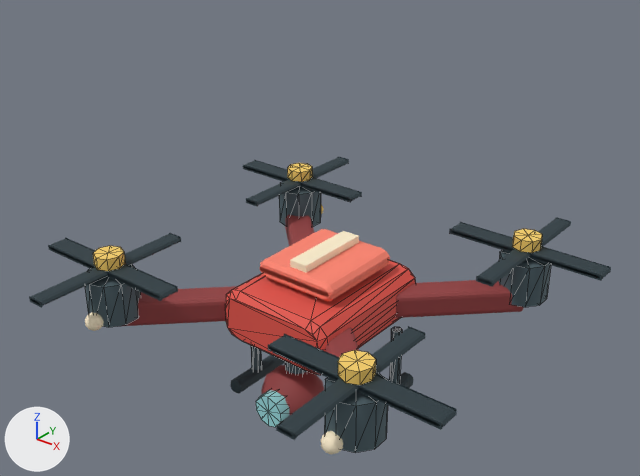
Two versions of the glTF model public/war-assets/models/drone.glb, one commit apart.
Before and after are seen from a 50 mm lens placed at (1.966, -2.473, 2.869), pointed at (0.002, -0.018, 1.347). Every picture has the same lights, and +X, +Y and +Z are marked at lower left. The older version comes first. Mesh edges are drawn as thin lines on the coarser meshes. Where no turn or scale is listed for an object, it has been applied to the vertices.

In view in the first picture: 'airframe-cream', 'airframe-dark', 'airframe-glass', 'airframe-light', 'airframe-metal', 'airframe-rubber', 'airframe-team', 'rotor--1--1-rubber', 'rotor--1-1-rubber', 'rotor-1--1-rubber', 'rotor-1-1-gold', 'rotor-1-1-rubber' and 3 more.
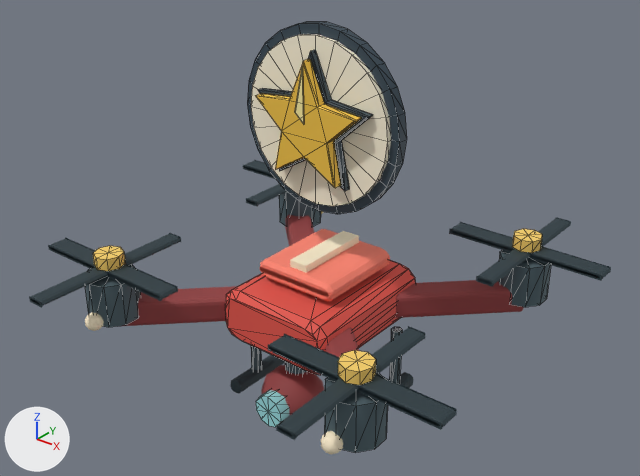
What differs and where, as boxes (x1, y1, x2, y2) in the pictures (640 x 476 px):
'team-badge-plate', added (pale yellow): after (251, 34, 391, 206)
'team-badge-outline', added: after (247, 22, 407, 214)
'team-badge-gold', added (yellow): after (255, 59, 362, 188)
'team-badge-shine', added: after (295, 66, 304, 124)
'rotor--1--1-rubber', unchanged, covered by the edit: before (243, 157, 362, 207); after (243, 160, 287, 207)

Edits to the bpy script that builds the scene:
```text
Add mat_material_11:
    mat_material_11 = principled_material('Material_11')
    mat_material_11.base_color = (1.0, 0.871, 0.371)  # beige #fff0a4
    mat_material_11.roughness = 0.62
Add mat_material_10:
    mat_material_10 = principled_material('Material_10')
    mat_material_10.base_color = (0.939, 0.584, 0.0666)  # yellow #f8c949
    mat_material_10.metallic = 0.12
    mat_material_10.roughness = 0.62
Add mat_material_9:
    mat_material_9 = principled_material('Material_9')
    mat_material_9.base_color = (1.0, 0.922, 0.723)  # pale yellow #fff6dd
    mat_material_9.roughness = 0.62
Add mat_material_8:
    mat_material_8 = principled_material('Material_8')
    mat_material_8.base_color = (0.0343, 0.0595, 0.0823)  # dark blue #344551
    mat_material_8.roughness = 0.62
Add me_mesh_19:
    me_mesh_19.from_pydata([(0.0, -0.113, 0.227), (0.005, -0.113, 0.015), (-0.037, -0.113, 0.052), (-0.037, -0.116, 0.052), (0.005, -0.116, 0.015), (0.0, -0.116, 0.227)], [], [(0, 1, 2), (3, 4, 5), (0, 2, 5), (2, 3, 5), (2, 1, 3), (1, 4, 3), (1, 0, 4), (0, 5, 4)])
    me_mesh_19.materials.append(mat_material_11)  # beige #fff0a4
Add me_mesh_18:
    me_mesh_18.from_pydata(...)  # 40 vertices, 76 faces; spans x -0.235..0.235, y -0.112..-0.069, z -0.2..0.247
    me_mesh_18.materials.append(mat_material_10)  # yellow #f8c949
Add me_mesh_17:
    me_mesh_17.from_pydata(...)  # 52 vertices, 96 faces; spans x -0.323..0.323, y -0.041..-0.011, z -0.323..0.323
    me_mesh_17.materials.append(mat_material_9)  # pale yellow #fff6dd
Add me_mesh_16:
    me_mesh_16.from_pydata(...)  # 92 vertices, 172 faces; spans x -0.36..0.36, y -0.072..0.022, z -0.36..0.36
    me_mesh_16.materials.append(mat_material_8)  # dark blue #344551
Add ob_team_badge_shine:
    ob_team_badge_shine = bpy.data.objects.new('team-badge-shine', me_mesh_19)
    ob_team_badge_shine.location = (0.0, 0.0, 1.825)
Add ob_team_badge_gold:
    ob_team_badge_gold = bpy.data.objects.new('team-badge-gold', me_mesh_18)
    ob_team_badge_gold.location = (0.0, 0.0, 1.825)
Add ob_team_badge_plate:
    ob_team_badge_plate = bpy.data.objects.new('team-badge-plate', me_mesh_17)
    ob_team_badge_plate.location = (0.0, 0.0, 1.825)
Add ob_team_badge_outline:
    ob_team_badge_outline = bpy.data.objects.new('team-badge-outline', me_mesh_16)
    ob_team_badge_outline.location = (0.0, 0.0, 1.825)
```
